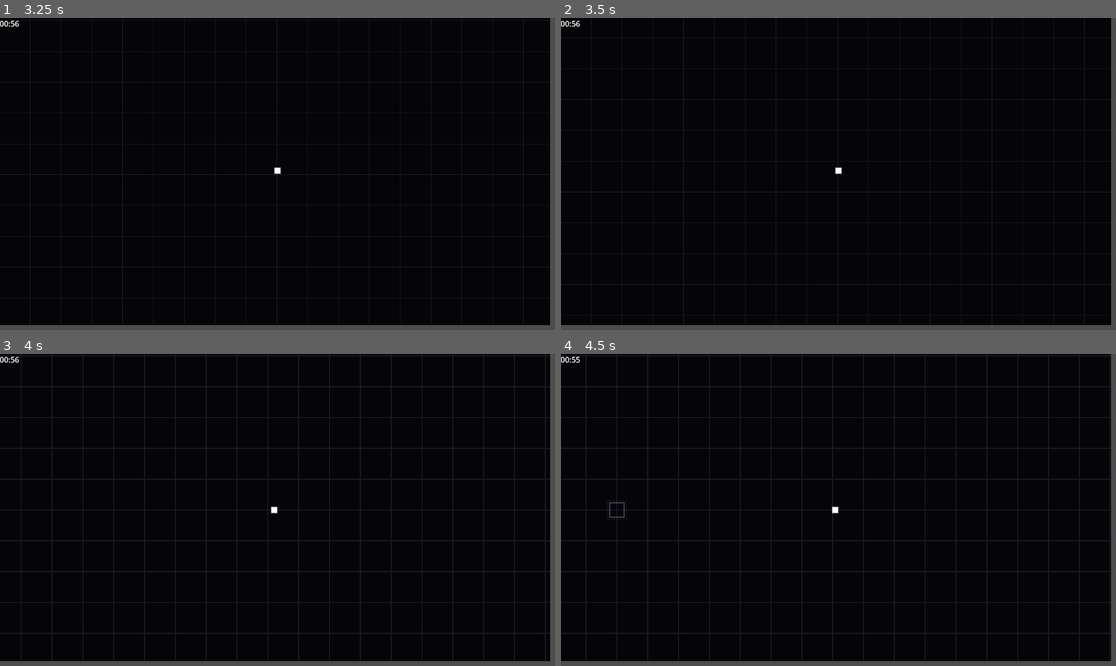
Above: before the commit, frames 1-4 (two rows, left to right).
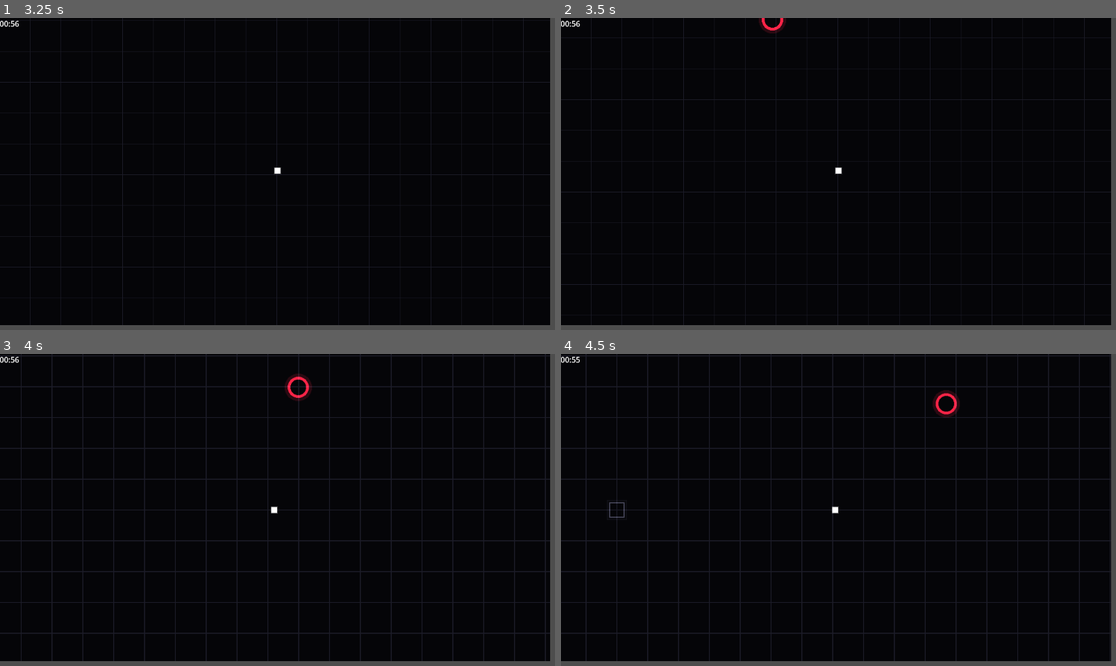
Above: after the commit, the same moments.

Repository: AnonymousXavier/ink-void
Game: Godot game, scene res://Scenes/world.tscn
The game is run twice, just before and just after one commit, with the same random seed, the same clock (stepped at 60 frames per second) and the same inputs. This scene is started directly instead of the project's main scene.
Inputs (mouse positions are in pixels of both pictures, inside the frame that each line leads up to):
- Up to frame 1 (3.25 s): tap Enter at 0.5 s; move the mouse to (399, 158) at 0.52 s; hold Right (right) 0.53-1.28 s; tap Shift (dash) at 0.6, 2.1 s; click (399, 158) at 0.67 s; move the mouse to (166, 189) at 1.27 s; hold Down (down) 1.28-2.03 s; tap Space (parry) at 1.35, 2.75, 2.85 s; move the mouse to (333, 105) at 2.02 s; hold Right (right) 2.03-2.78 s; move the mouse to (249, 236) at 2.77 s; hold Up (up) from 2.78 s (still down); click (249, 236) at 2.92 s
- Up to frame 2 (3.5 s): keep holding Up (up)
- Up to frame 3 (4 s): move the mouse to (444, 556) at 3.52 s; release Up (up) at 3.53 s; hold Left (left) from 3.53 s (still down); tap Shift (dash) at 3.6 s
- Up to frame 4 (4.5 s): keep holding Left (left); move the mouse to (672, 463) at 4.27 s; tap Space (parry) at 4.35 s

Frame 1 is identical in both runs. In frame 2, 0.1% of the frame differs, in the area x 35-41%, y 0-5%; in frame 3, 0.2%, in the area x 51-57%, y 6-15%; in frame 4, 0.2%.
Error before the commit: Invalid call. Nonexistent function 'duplicate' in base 'RefCounted (MeeleData)'. (res://AutoLoads/Factories.gd:68)

Commit message:
Reverted Resouces back to RefCounted

Diff:
--- a/AutoLoads/Factories.gd
+++ b/AutoLoads/Factories.gd
@@ -12,6 +12,10 @@
 	var countdown_data = CountDownData.new()
 	var parry_data = ParryData.new()
 	var dash_data = DashData.new()
+	var shield_data = ShieldData.new()
+
+
+	shield_data.is_active = false
 
 	transform_data.position = spawn_pos
 	render_data.texture = Cache.textures_dict[Enums.ENTITY_TYPES.PLAYER]
@@ -28,6 +32,7 @@
 	entity_manager.parry_components[id] = parry_data
 	entity_manager.velocity_components[id] = velocity_data
 	entity_manager.dash_components[id] = dash_data
+	entity_manager.shield_components[id] = shield_data
 
 	# META-PERK INJECTION
 	# We read the active loadout and safely mutate the baseline stats
@@ -65,6 +70,7 @@
 	var stalker_data = StalkerData.new()
 
 	# Dynamic safety checks for component arrays that might not be declared yet
+
 	var meele_data = Stats.meele_data[type].duplicate() if type in Stats.meele_data else MeeleData.new()
 	var health_data = Stats.health_data[type].duplicate() if type in Stats.health_data else HealthData.new()
 	var projectile_weapon_data = Stats.projectile_weapon_datas[type].duplicate(true) if type in Stats.projectile_weapon_datas else ProjectileWeaponData.new()
--- a/Resources/AlignmentData.gd
+++ b/Resources/AlignmentData.gd
@@ -1,4 +1,4 @@
-extends RefCounted
+extends Resource
 class_name AlignmentData
 
 @export var alignment: Enums.ALIGNMENTS
--- a/Resources/BankData.gd
+++ b/Resources/BankData.gd
@@ -1,4 +1,4 @@
-extends RefCounted
+extends Resource
 class_name BankData
 
 @export var gold: int = 0
--- a/Resources/DashData.gd
+++ b/Resources/DashData.gd
@@ -1,4 +1,4 @@
-extends RefCounted
+extends Resource
 class_name DashData
 
 var start_position: Vector2 = Vector2.ZERO
--- a/Resources/FlashData.gd
+++ b/Resources/FlashData.gd
@@ -1,4 +1,4 @@
-extends RefCounted
+extends Resource
 class_name FlashData
 
 var time_left: float = 0.05 # Exactly 3 frames at 60fps
--- a/Resources/GoldValueData.gd
+++ b/Resources/GoldValueData.gd
@@ -1,4 +1,4 @@
-extends RefCounted
+extends Resource
 class_name GoldValueData
 
 var gold: int = 0
--- a/Resources/GridFootprintData.gd
+++ b/Resources/GridFootprintData.gd
@@ -1,4 +1,4 @@
-extends RefCounted
+extends Resource
 class_name  GridFootprintData
 
 @export var grid_size: Vector2i
--- a/Resources/HealthData.gd
+++ b/Resources/HealthData.gd
@@ -1,4 +1,4 @@
-extends RefCounted
+extends Resource
 class_name HealthData
 
 var health: float
--- a/Resources/HomingData.gd
+++ b/Resources/HomingData.gd
@@ -1,4 +1,4 @@
-extends RefCounted
+extends Resource
 class_name HomingData
 
 @export var target_id: int
--- a/Resources/InteractableData.gd
+++ b/Resources/InteractableData.gd
@@ -1,4 +1,4 @@
-extends RefCounted
+extends Resource
 class_name InteractableData
 
 var interaction_radius: float = 100.0
--- a/Resources/MeeleData.gd
+++ b/Resources/MeeleData.gd
@@ -1,4 +1,4 @@
-extends RefCounted
+extends Resource
 class_name MeeleData
 
 var attack_range: int # Cells it covers
--- a/Resources/ParryData.gd
+++ b/Resources/ParryData.gd
@@ -1,4 +1,4 @@
-extends RefCounted
+extends Resource
 class_name ParryData
 
 enum State { READY, PARRYING, RECOVERING, FROZEN_AIMING }
--- a/Resources/PlayerInputData.gd
+++ b/Resources/PlayerInputData.gd
@@ -1,4 +1,4 @@
-extends RefCounted
+extends Resource
 class_name PlayerInputData
 
 var direction: Vector2 = Vector2.ZERO
--- a/Resources/ProjectileWeaponData.gd
+++ b/Resources/ProjectileWeaponData.gd
@@ -1,4 +1,4 @@
-extends RefCounted
+extends Resource
 class_name ProjectileWeaponData
 
 var attack_range: int # Cells it covers
--- a/Resources/RenderData.gd
+++ b/Resources/RenderData.gd
@@ -1,4 +1,4 @@
-extends RefCounted
+extends Resource
 class_name RenderingData
 
 var texture: Texture2D
--- a/Resources/RenderProfile.gd
+++ b/Resources/RenderProfile.gd
@@ -1,4 +1,4 @@
-extends RefCounted
+extends Resource
 class_name RenderProfile
 
 var shape_type: Enums.SHAPE_TYPES
--- a/Resources/ShockwaveData.gd
+++ b/Resources/ShockwaveData.gd
@@ -1,4 +1,4 @@
-extends RefCounted
+extends Resource
 class_name ShockWaveData
 
 
--- a/Resources/TransformData.gd
+++ b/Resources/TransformData.gd
@@ -1,4 +1,4 @@
-extends RefCounted
+extends Resource
 class_name TransformData
 
 var position: Vector2
--- a/Resources/Velocity_Data.gd
+++ b/Resources/Velocity_Data.gd
@@ -1,4 +1,4 @@
-extends RefCounted
+extends Resource
 class_name VelocityData
 
 var speed: float = 0.0
--- a/Resources/countdownData.gd
+++ b/Resources/countdownData.gd
@@ -1,4 +1,4 @@
-extends RefCounted
+extends Resource
 class_name CountDownData
 
 var action: Enums.COUNTDOWN_ACTIONS
--- a/Systems/entity_manager.gd
+++ b/Systems/entity_manager.gd
@@ -24,6 +24,7 @@
 var dash_components: Dictionary[int, DashData] = {}
 var interactable_components: Dictionary[int, InteractableData] = {}
 var shield_components: Dictionary[int, ShieldData] = {}
+
 # Tags
 var is_an_enemy: Dictionary[int, bool] = {}
 var is_a_bullet: Dictionary[int, bool] = {}
